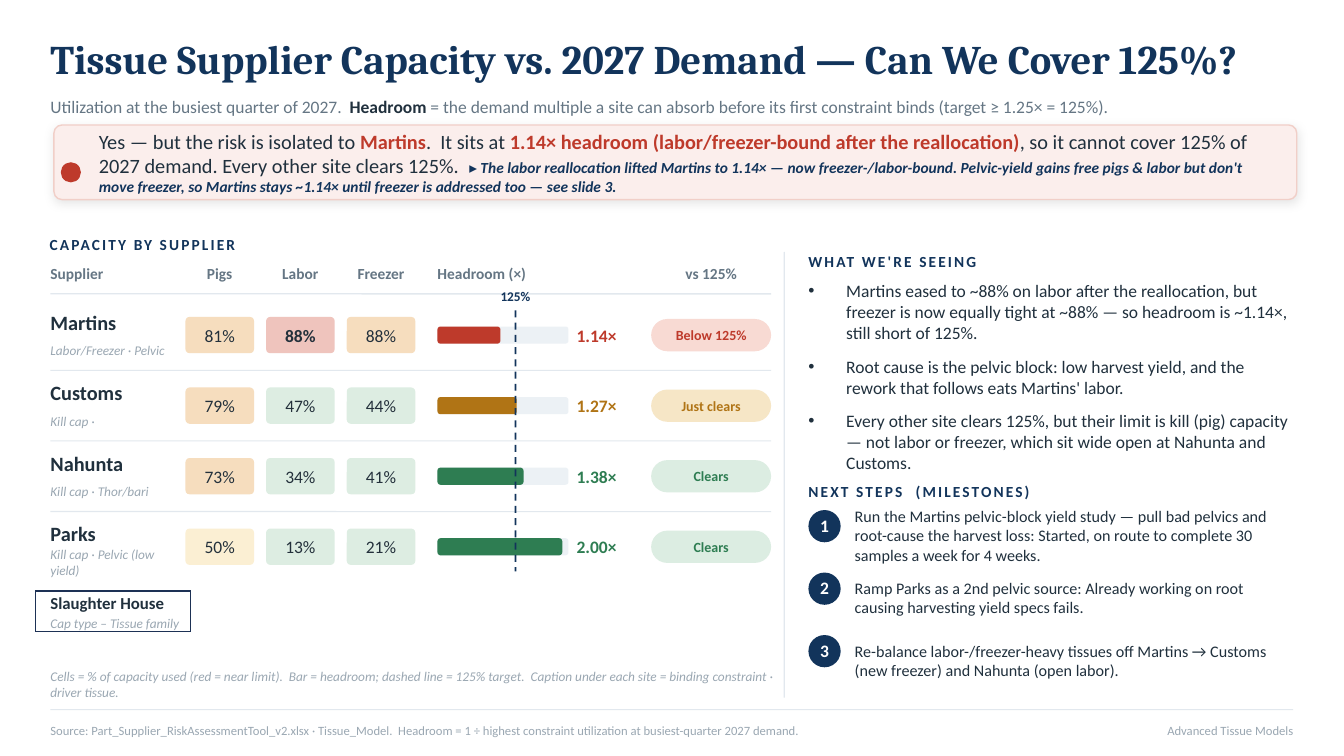
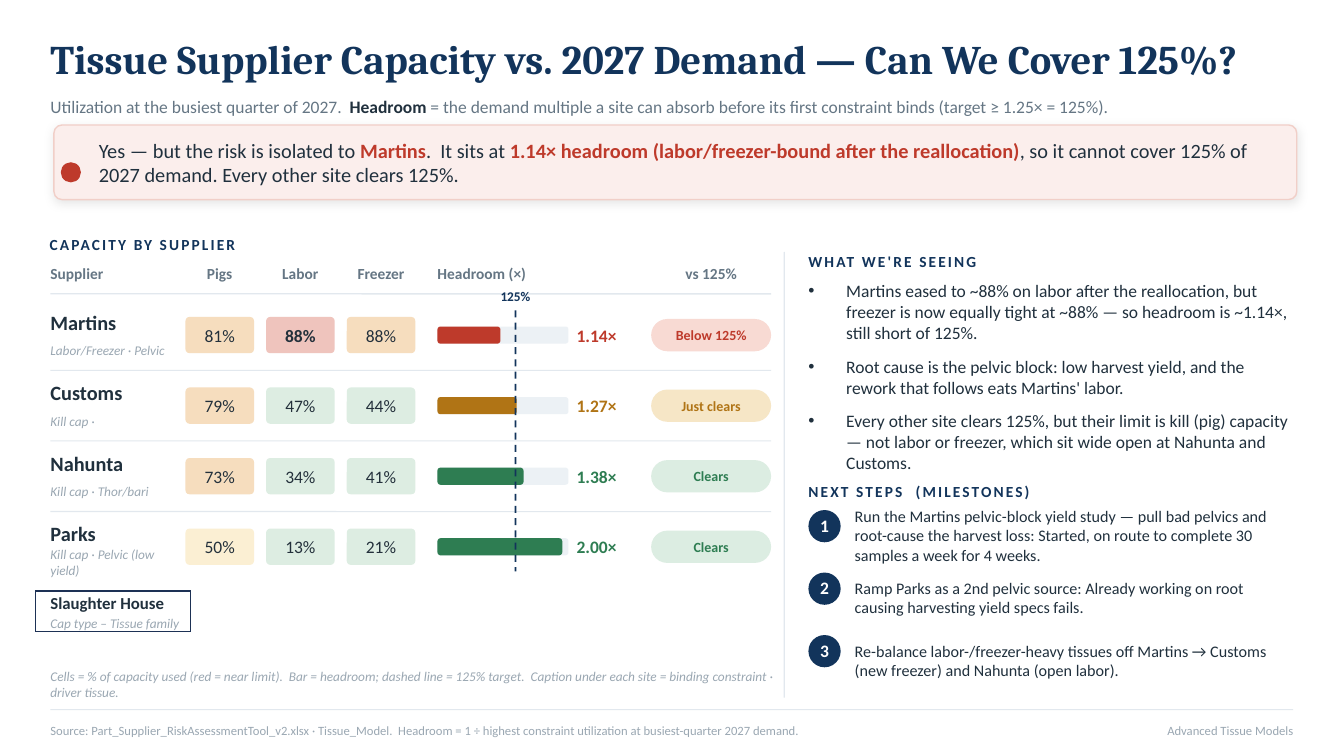
Before and after one commit to naviero1/Claude-Works, a slide deck: slide 1 of tissue-capacity-model/deliverables/Tissue_Capacity_2026_2027.pptx. Drawn at 1344x756 pixels with LibreOffice and Linux fonts; fonts in the diff are those of the drawing. Boxes give left, top, right and bottom in pixels: in the first picture for what was removed or moved away, otherwise in the second. Text is boxed around its words. In the diff, an @@ line names an element or a change of style, - is before the commit and + after.

```diff
--- a/tissue-capacity-model/deliverables/Tissue_Capacity_2026_2027.pptx
+++ b/tissue-capacity-model/deliverables/Tissue_Capacity_2026_2027.pptx
@@ text at [99,143,1247,186]: text changed; size 11 to 14.5 pt; text colour #12345B to #20303D; bold off; italic off @@
-Yes — but the risk is isolated to Martins. It sits at 1.14× headroom (labor/freezer-bound after the reallocation), so it cannot cover 125% of 2027 demand. Every other site clears 125%. ▸ The labor reallocation lifted Martins to 1.14× — now freezer-/labor-bound. Pelvic-yield gains free pigs & labor but don't move freezer, so Martins stays ~1.14× until freezer is addressed too — see slide 3.
+Yes — but the risk is isolated to Martins. It sits at 1.14× headroom (labor/freezer-bound after the reallocation), so it cannot cover 125% of 2027 demand. Every other site clears 125%.
```
Also in this commit, not shown: 1 other slide changed, 2 other files.
